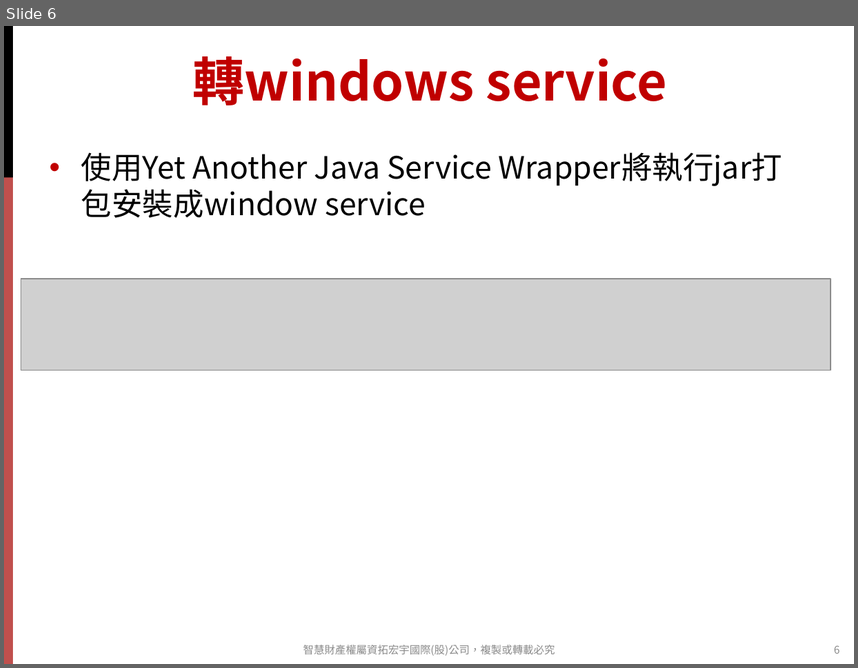
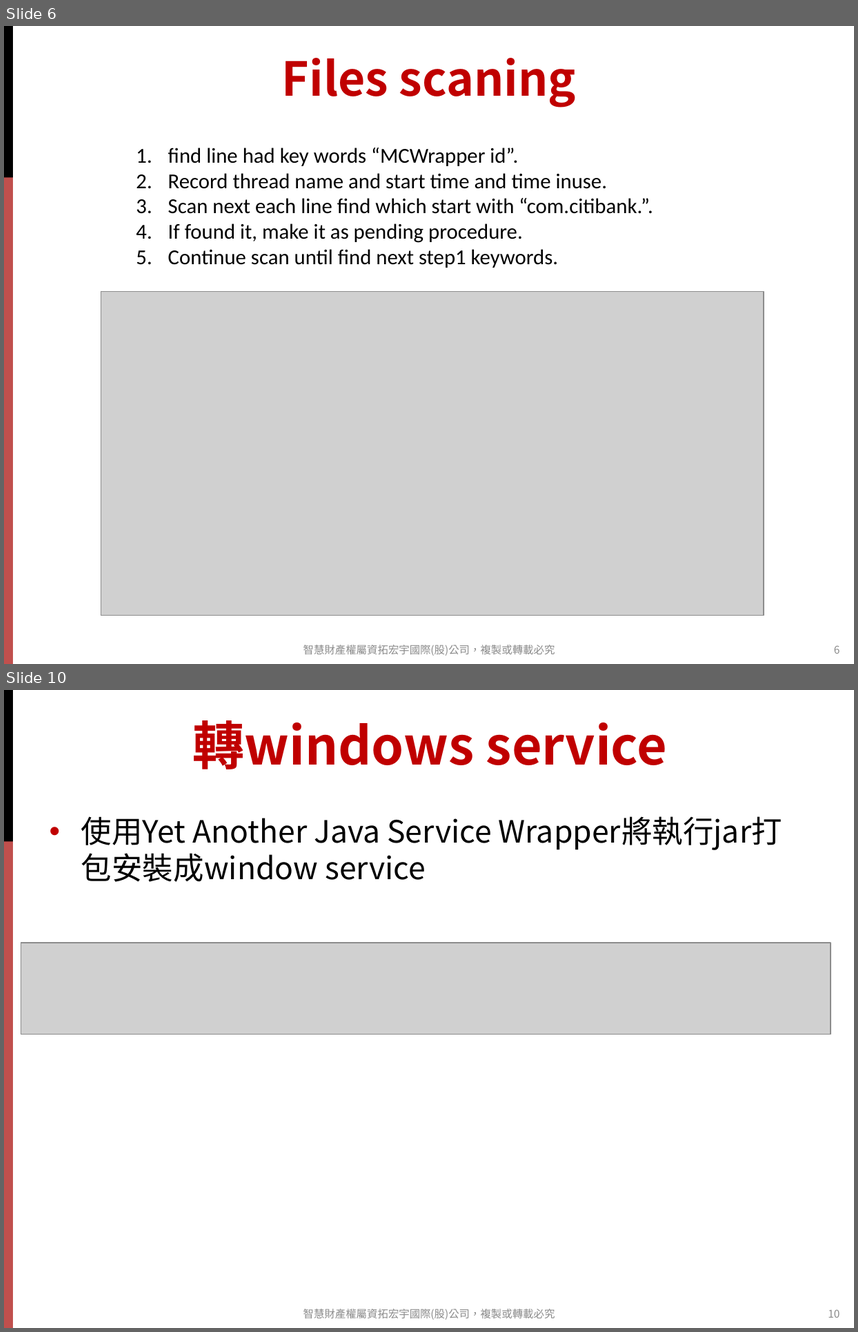
Before and after one commit to strikecbu/TraceLogMonitor, a slide deck: other/doc/TraceLogMonitorWithWAS.pptx. Shown one above the other, each under a label of ours: slide 6 before the commit, slides 6 and 10 after it; the slides between them are not shown. The pictures are 858x668 and 858x1332 pixels, drawn with LibreOffice and Linux fonts; fonts in the diff are those of the drawing; grey boxes stand for pictures; background and template pictures are left out. Boxes give left, top, right and bottom in pixels: in the first picture for what was removed or moved away, otherwise in the second. Text is boxed around its words. In the diff, an @@ line names an element or a change of style, - is before the commit and + after.

```diff
--- a/other/doc/TraceLogMonitorWithWAS.pptx
+++ b/other/doc/TraceLogMonitorWithWAS.pptx
@@ slide 6 added at box(4, 26, 854, 664), background #FFFFFF; not listed: 2 template elements that a slide beside it also shows @@
@@ title added at box(282, 58, 576, 107), 39.6 pt, text #C00000, bold @@
+Files scaning
@@ text added at box(168, 147, 653, 267), 18 pt, text #000000 @@
+1. find line had key words “MCWrapper id”.
+2. Record thread name and start time and time inuse.
+3. Scan next each line find which start with “com.citibank.”.
+4. If found it, make it as pending procedure.
+5. Continue scan until find next step1 keywords.
@@ picture added at box(101, 291, 764, 615) @@
@@ text added at box(303, 644, 555, 655), 9 pt, text #8C8C8C @@
+智慧財產權屬資拓宏宇國際(股)公司，複製或轉載必究
@@ page number added at box(834, 645, 840, 653), 9 pt, text #8C8C8C @@
+6
@@ what was slide 6 is now slide 10 @@
@@ page number at box(828, 1309, 840, 1317): text changed @@
-6
+10
```
Also in this commit, not shown: 1 slide changed, 8 other slides added.
